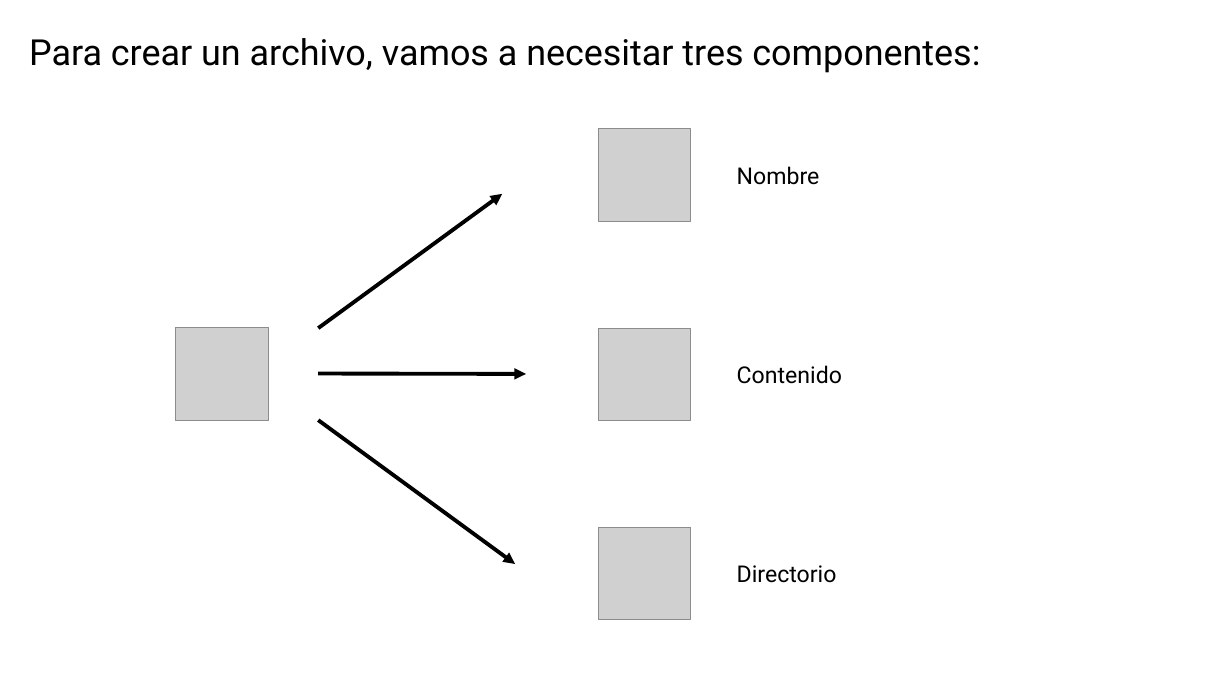
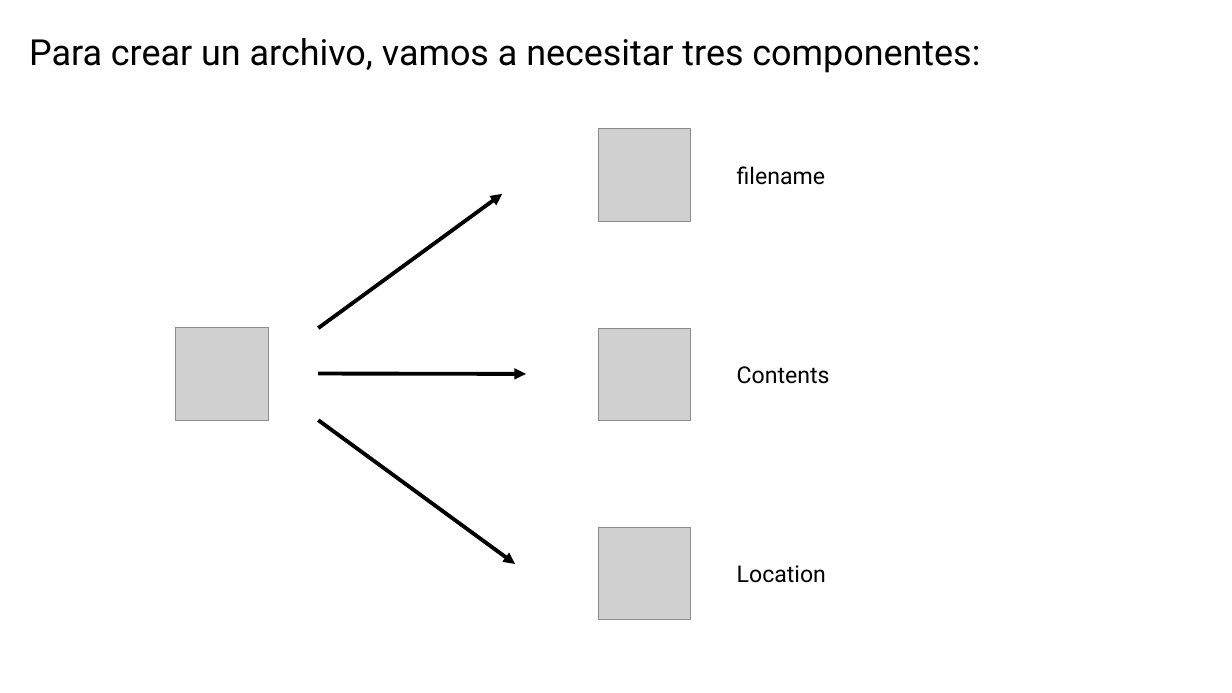
Before and after one commit to OMardil/CS2_2024_EN, a slide deck: slide 5 of M09_Files/01 Presentacion/M09_PPT_Working_with_Files.pptx (slide 16 before the commit). Drawn at 1232x693 pixels with LibreOffice and Linux fonts; fonts in the diff are those of the drawing; grey boxes stand for pictures. Boxes give left, top, right and bottom in pixels: in the first picture for what was removed or moved away, otherwise in the second. Text is boxed around its words. In the diff, an @@ line names an element or a change of style, - is before the commit and + after.

```diff
--- a/M09_Files/01 Presentacion/M09_PPT_Working_with_Files.pptx
+++ b/M09_Files/01 Presentacion/M09_PPT_Working_with_Files.pptx
@@ text at (737, 166, 825, 185): text changed @@
-Nombre
+filename
@@ text at (737, 366, 830, 384): text changed @@
-Contenido
+Contents
@@ text at (737, 565, 826, 583): text changed @@
-Directorio
+Location
```
Also in this commit, not shown: 2 other slides changed, 1 slide added, 22 slides removed, 16 other files.
